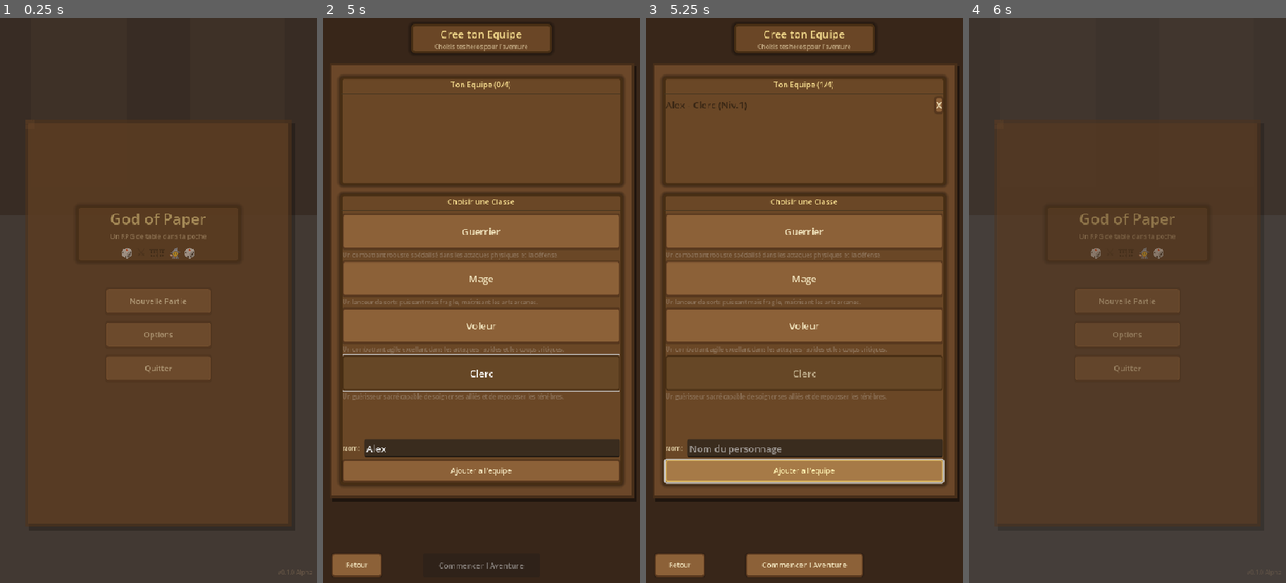
Above: before the commit, frames 1-4 (left to right).
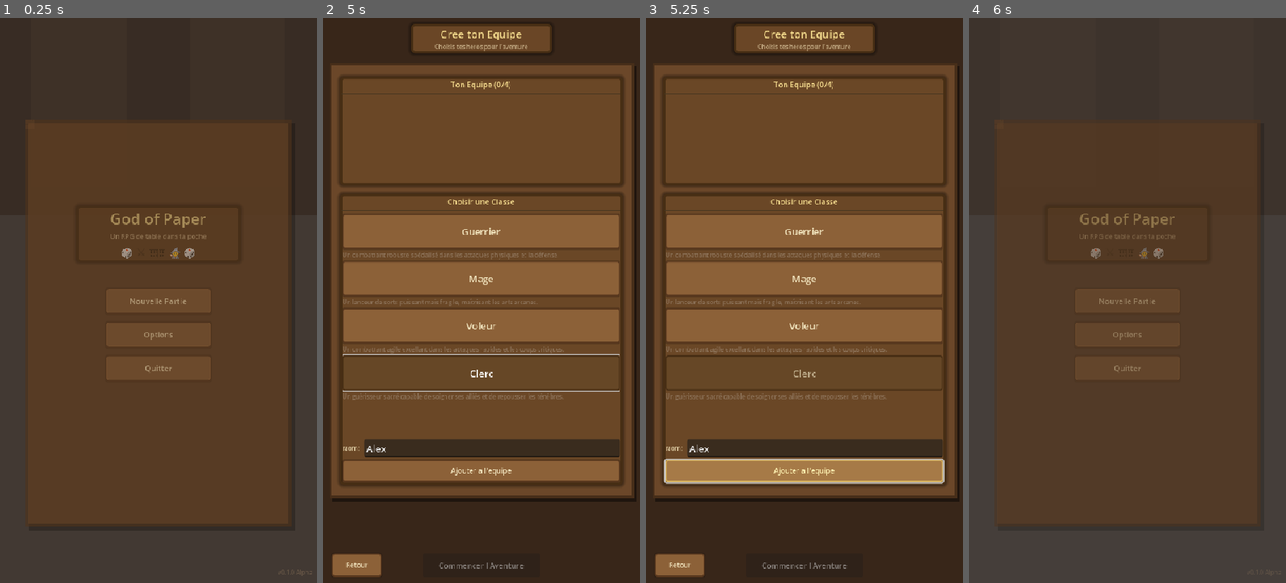
Above: after the commit, the same moments.

Repository: friteuseb/godOfPaperRPG
Game: Godot game, scene res://scenes/main/main_menu.tscn
The game is run twice, just before and just after one commit, with the same random seed, the same clock (stepped at 60 frames per second) and the same inputs.
Inputs (mouse positions are in pixels of both pictures, inside the frame that each line leads up to):
- Up to frame 1 (0.25 s): no input
- Up to frame 2 (5 s): click "Nouvelle Partie" at 0.5 s; click (491, 447) at 1.27 s; type "Alex" at 1.35 s; click "Guerrier" at 2 s; click "Mage" at 2.75 s; click "Voleur" at 3.5 s; click "Clerc" at 4.25 s
- Up to frame 3 (5.25 s): click "Ajouter a l'equipe" at 5 s
- Up to frame 4 (6 s): click "Retour" at 5.75 s

Frames 1-2 are identical in both runs. In frame 3, 1.9% of the frame differs, in the area x 6-94%, y 11-99%; in frame 4, nothing differs.
Error after the commit: Parse Error: Function "is_inside_tree()" not found in base self. (res://scripts/characters/character.gd:167)

Commit message:
Add sound effects and audio integration
- Add 21 SFX from Helton Yan's Pixel Combat pack
- UI sounds: click, hover, denied
- Combat sounds: hit variants, miss, critical, sword slash
- Magic sounds: spell cast, fire spell, heal, buff
- Progression sounds: level up, gold gain, quest complete, victory, defeat
- Environment sounds: footsteps (grass, dungeon)

- Update AudioManager with new sound functions
- Integrate sounds in battle_scene.gd (combat, victory/defeat)
- Add level up sound in character.gd
- Add gold gain sound in game_manager.gd
- Add quest complete sound in quest_manager.gd

🤖 Generated with [Claude Code](https://claude.com/claude-code)

Co-Authored-By: Claude Opus 4.5 <noreply@anthropic.com>

Diff:
--- a/scripts/characters/character.gd
+++ b/scripts/characters/character.gd
@@ -163,6 +163,9 @@
 			if skill_data.level == level and not skills.has(skill_data.skill):
 				skills.append(skill_data.skill)
 
+	# Son de level up
+	if Engine.has_singleton("AudioManager") or (is_inside_tree() and has_node("/root/AudioManager")):
+		AudioManager.play_level_up()
 	leveled_up.emit(level)
 
 func add_status_effect(effect: StatusEffect) -> void:
--- a/scripts/core/audio_manager.gd
+++ b/scripts/core/audio_manager.gd
@@ -138,3 +138,39 @@
 
 func play_quest_complete() -> void:
 	play_sfx("quest_complete")
+
+# Sons de combat additionnels
+func play_battle_hit_random() -> void:
+	var hits = ["battle_hit", "battle_hit_2", "battle_hit_3"]
+	play_sfx(hits[randi() % hits.size()], 0.15)
+
+func play_sword_slash() -> void:
+	play_sfx("sword_slash", 0.1)
+
+func play_heal() -> void:
+	play_sfx("heal")
+
+func play_fire_spell() -> void:
+	play_sfx("fire_spell")
+
+func play_magic_buff() -> void:
+	play_sfx("magic_buff")
+
+func play_stats_up() -> void:
+	play_sfx("stats_up")
+
+# Sons d'interface additionnels
+func play_ui_denied() -> void:
+	play_sfx("ui_denied")
+
+# Sons de victoire/défaite
+func play_victory() -> void:
+	play_sfx("victory")
+
+func play_defeat() -> void:
+	play_sfx("defeat")
+
+# Sons d'environnement
+func play_footstep(surface: String = "grass") -> void:
+	var sfx_name = "footstep_%s" % surface
+	play_sfx(sfx_name, 0.2)
--- a/scripts/core/game_manager.gd
+++ b/scripts/core/game_manager.gd
@@ -43,6 +43,7 @@
 	gold += amount
 	if amount > 0:
 		stats.gold_earned += amount
+		AudioManager.play_gold_gain()
 	gold_changed.emit(gold)
 
 func spend_gold(amount: int) -> bool:
--- a/scripts/core/quest_manager.gd
+++ b/scripts/core/quest_manager.gd
@@ -128,6 +128,9 @@
 	active_quests.erase(quest)
 	completed_quests.append(quest.quest_id)
 
+	# Son de quête terminée
+	AudioManager.play_quest_complete()
+
 	quest_turned_in.emit(quest)
 	return true
 
--- a/scripts/ui/battle_scene.gd
+++ b/scripts/ui/battle_scene.gd
@@ -301,6 +301,15 @@
 
 func _on_damage_dealt(target: Character, amount: int, is_critical: bool) -> void:
 	_update_character_widget(target)
+	# Jouer le son de dégâts
+	if amount > 0:
+		if is_critical:
+			AudioManager.play_battle_critical()
+		else:
+			AudioManager.play_battle_hit_random()
+	else:
+		# Soin
+		AudioManager.play_heal()
 	# Animation de degats
 	_show_damage_popup(target, amount, is_critical)
 
@@ -333,6 +342,9 @@
 
 func _on_character_died(character: Character) -> void:
 	_update_character_widget(character)
+	# Son de mort différent pour allié ou ennemi
+	if character in enemies:
+		AudioManager.play_sfx("defeat", 0.1)
 	var widget = party_widgets.get(character)
 	if not widget:
 		widget = enemy_widgets.get(character)
@@ -345,6 +357,7 @@
 	_set_action_buttons_visible(false)
 
 	if victory:
+		AudioManager.play_victory()
 		battle_title.text = "VICTOIRE !"
 		message_label.text = "Bravo ! +%d EXP, +%d Or" % [rewards.exp, rewards.gold]
 
@@ -356,9 +369,11 @@
 				pass
 	else:
 		if rewards.get("fled", false):
+			AudioManager.play_battle_miss()
 			battle_title.text = "FUITE"
 			message_label.text = "Vous avez fui le combat..."
 		else:
+			AudioManager.play_defeat()
 			battle_title.text = "DEFAITE"
 			message_label.text = "Vous avez ete vaincus..."
 
@@ -457,6 +472,10 @@
 	_execute_skill_on_targets([target])
 
 func _execute_skill_on_targets(targets: Array) -> void:
+	# Son de compétence
+	if selected_skill and selected_skill.mp_cost > 0:
+		AudioManager.play_spell_cast()
+
 	var action = BattleAction.new()
 	action.user = current_character
 	action.skill = selected_skill
Not shown, added: assets/audio/sfx/battle_critical.wav
Not shown, added: assets/audio/sfx/battle_hit.wav
Not shown, added: assets/audio/sfx/battle_hit_2.wav
Not shown, added: assets/audio/sfx/battle_hit_3.wav
Not shown, added: assets/audio/sfx/battle_miss.wav
Not shown, added: assets/audio/sfx/defeat.wav
Not shown, added: assets/audio/sfx/fire_spell.wav
Not shown, added: assets/audio/sfx/footstep_dungeon.wav
Not shown, added: assets/audio/sfx/footstep_grass.wav
Not shown, added: assets/audio/sfx/gold_gain.wav
Not shown, added: assets/audio/sfx/heal.wav
Not shown, added: assets/audio/sfx/level_up.wav
(and 9 more such lines)
